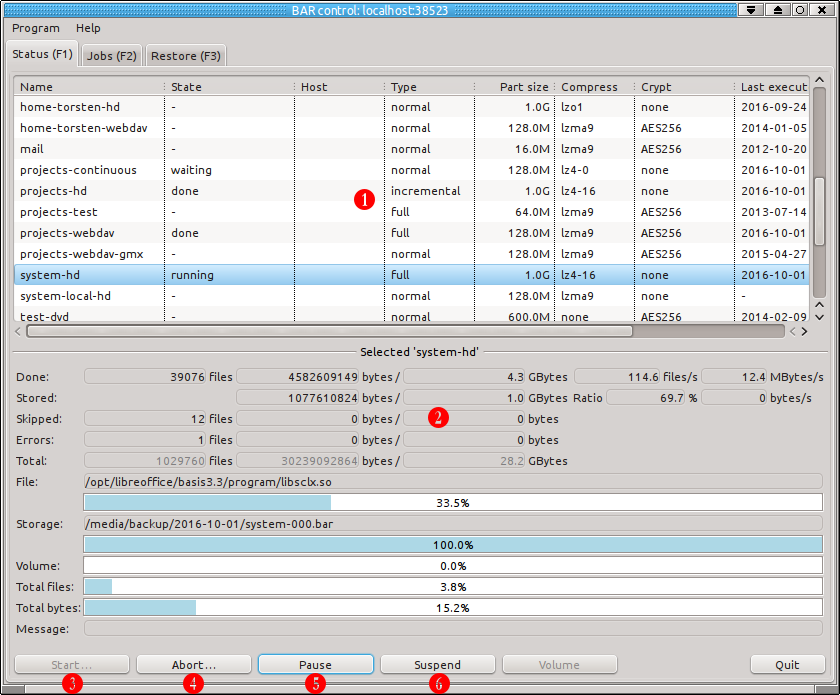
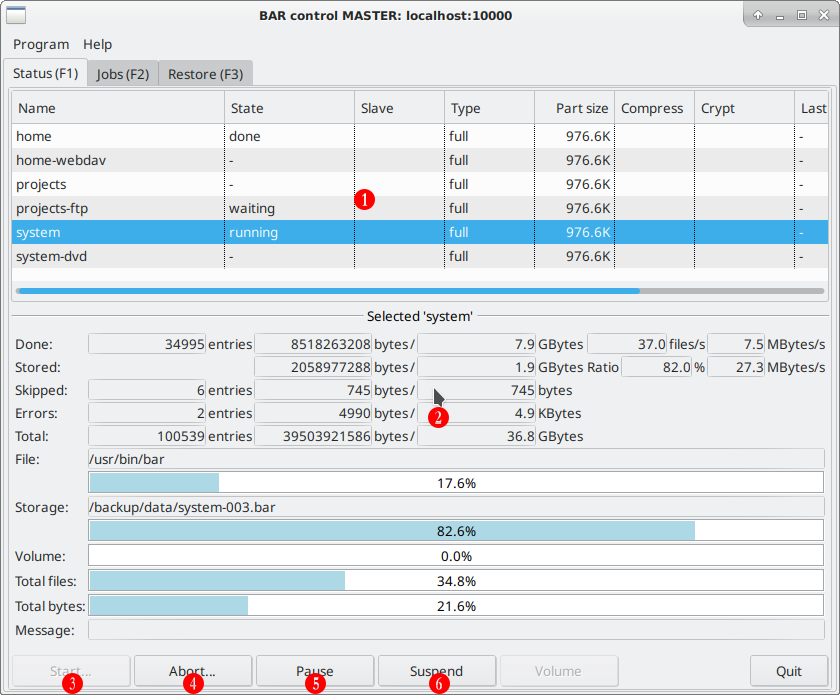
Two versions of the same layered image (840px x 695px). Layer-by-layer changes:
painted on "snapshot12.png" over <box>0,0,840,695</box>
